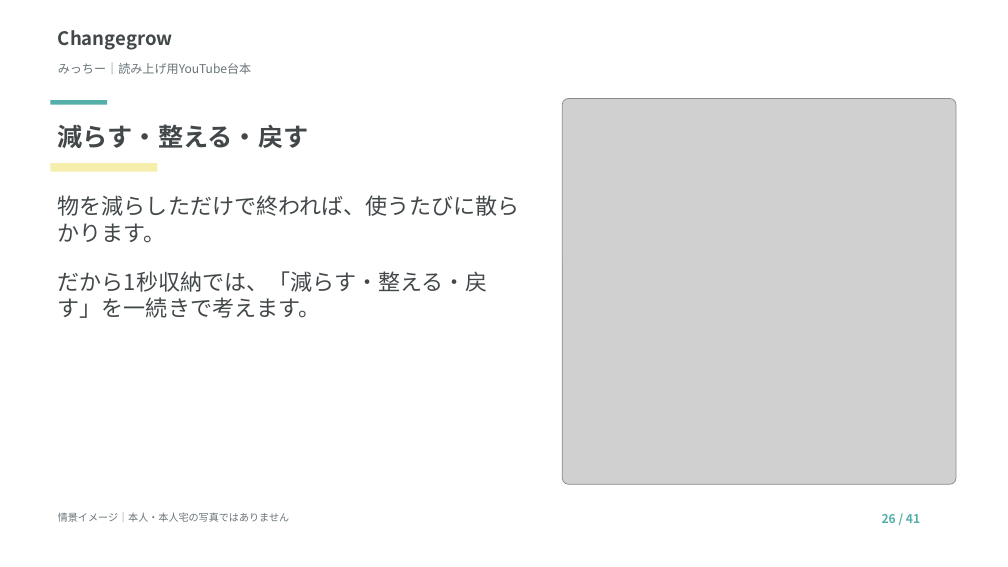
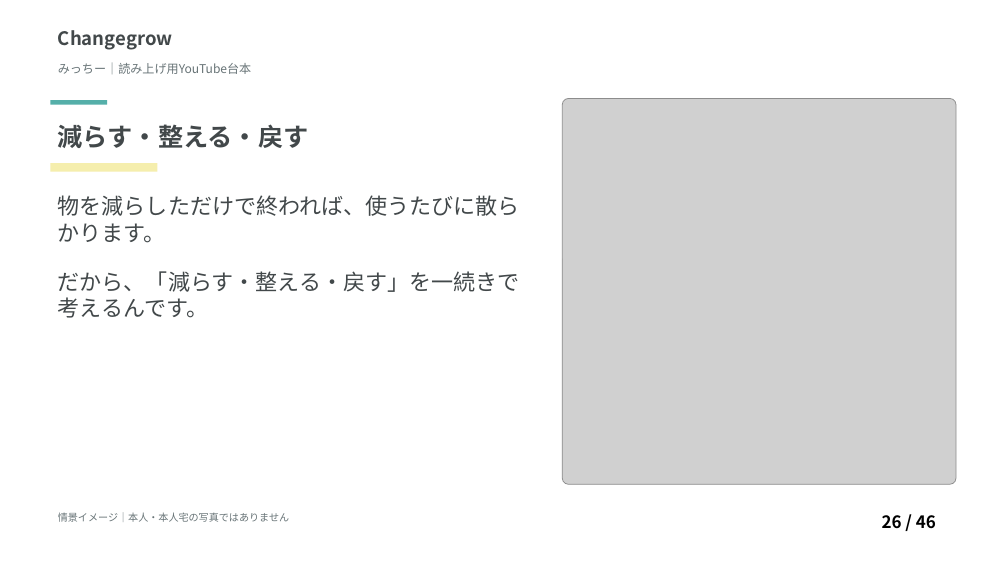
Before and after one commit to tanakayuc/static-pages, a slide deck: slide 26 of nakata-micchi-youtube-script/読み上げ台本.pptx. Drawn at 1008x567 pixels with LibreOffice and Linux fonts; fonts in the diff are those of the drawing; grey boxes stand for pictures. Boxes give left, top, right and bottom in pixels: in the first picture for what was removed or moved away, otherwise in the second. Text is boxed around its words. In the diff, an @@ line names an element or a change of style, - is before the commit and + after.

```diff
--- a/nakata-micchi-youtube-script/読み上げ台本.pptx
+++ b/nakata-micchi-youtube-script/読み上げ台本.pptx
@@ text at (58,271,520,318): text changed @@
-だから1秒収納では、「減らす・整える・戻す」を一続きで考えます。
+だから、「減らす・整える・戻す」を一続きで考えるんです。
@@ text at (882,515,936,529): text changed; size 11.5 to 16.2 pt; text colour #55AFA9 to #000000; bold off @@
-26 / 41
+26 / 46
```
Also in this commit, not shown: 40 other slides changed, 5 slides added, 1 other file.
